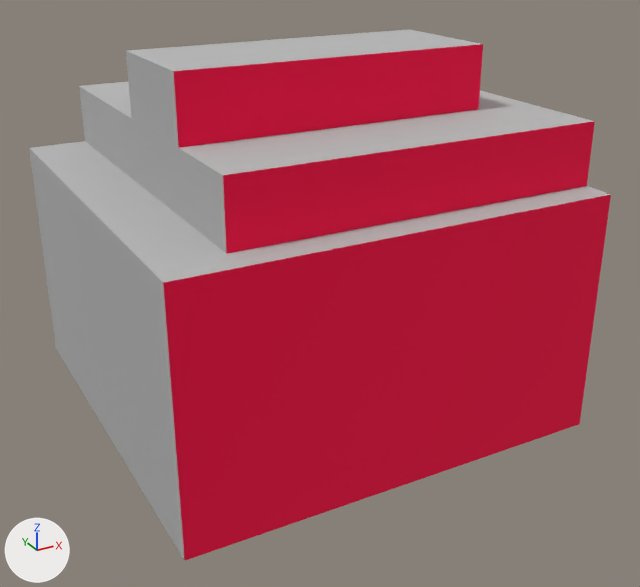
The glTF model static/models/default/elements/stone_1.gltf as it was, and as the next commit left it.
Rendered twice from a 50 mm lens placed at (-0.805, -1.571, 0.996), pointed at (0.018, -0.074, 0.247). Arrows for +X, +Y and +Z are at lower left; the lights stay in place. The older version comes first. Vertices at exactly the same position are counted once.
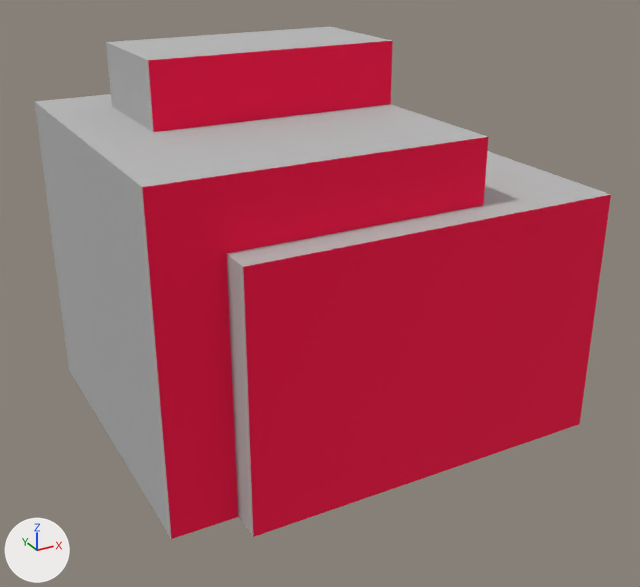
The change, as a list of edits to the scene's bpy script:
```text
Change me_mesh_0:
    used by ob_mesh; location = (0.0, 0.0, -1.25)
    remove me_mesh_0.from_pydata(...)  # 8 vertices, 12 faces; spans x -0.438..0.438, y -0.438..0.438, z 1.25..1.75
    add me_mesh_0.from_pydata(...)  # 24 vertices, 36 faces; spans x -0.5..0.375, y -0.438..0.438, z 1.25..2.0
    me_mesh_0 part 1: the whole mesh is rebuilt
Change ob_mesh:
    ob_mesh.location: (0.0, 0.0, -1.25) -> (0.062, 0.0, -1.25)
Remove ob_mesh_001:
    ob_mesh_001 = bpy.data.objects.new('mesh.001', me_mesh_1)
    ob_mesh_001.location = (0.062, 0.031, -0.938)
Remove ob_mesh_002:
    ob_mesh_002 = bpy.data.objects.new('mesh.002', me_mesh_2)
    ob_mesh_002.location = (0.0, -0.062, -0.812)
```

What differs and where, as boxes [x1, y1, x2, y2] in the pictures (640 x 587 px):
'mesh', reshaped, moved (22% taller)
    before: [29, 141, 611, 561]
    after: [34, 27, 611, 539]
'mesh.001', deleted
    before: [79, 82, 595, 254]
'mesh.002', deleted
    before: [126, 29, 483, 148]
